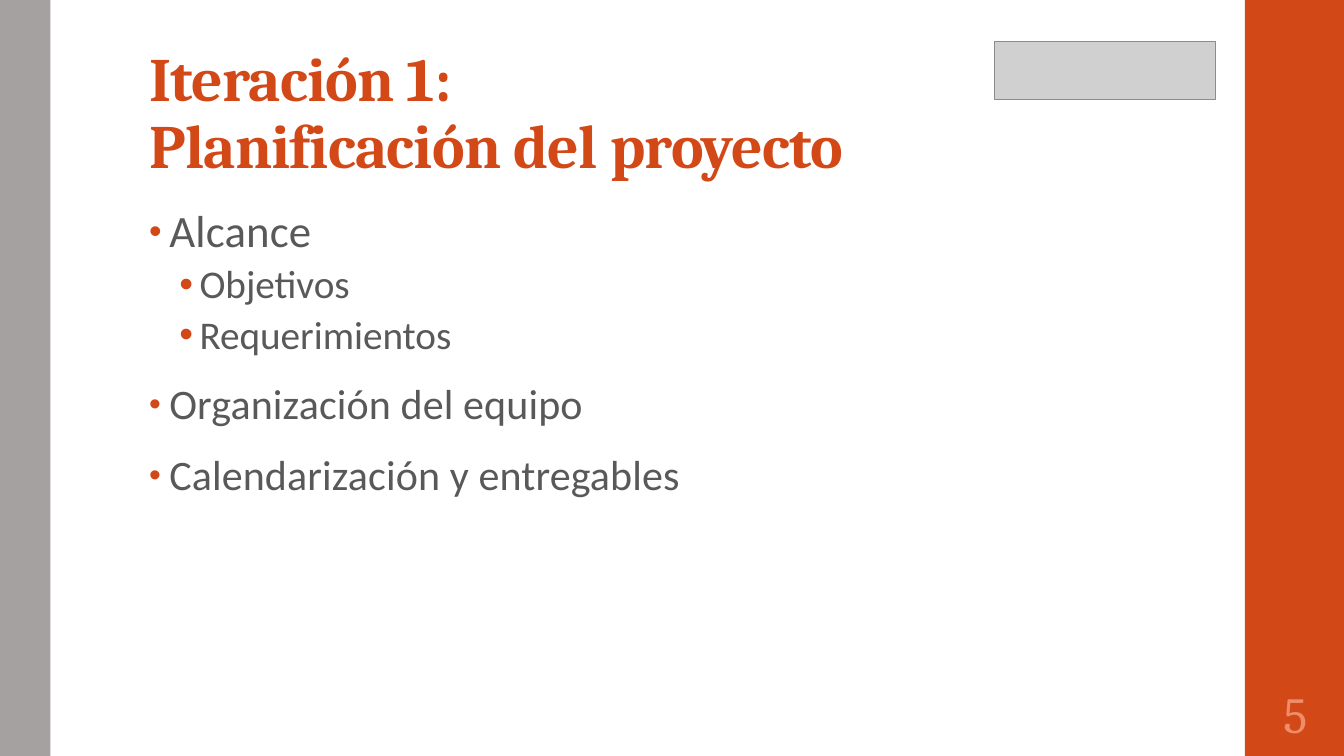
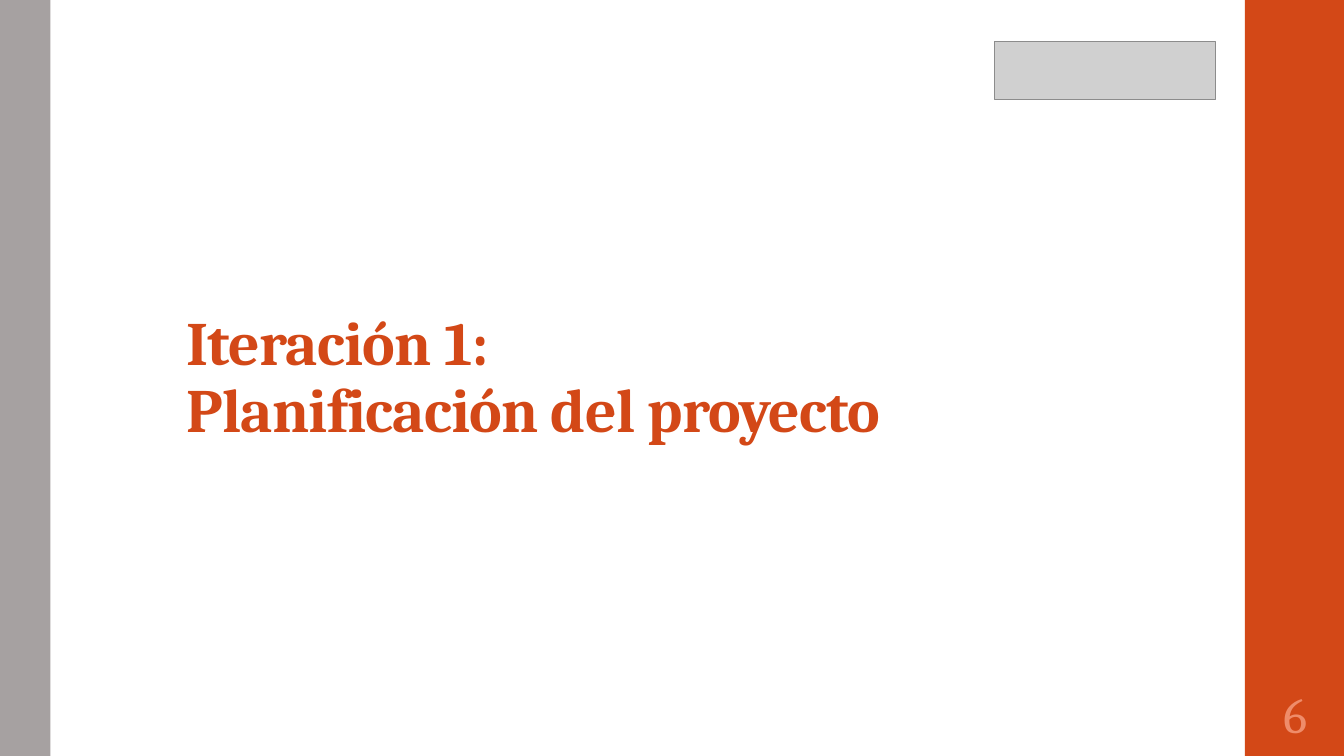
Before and after one commit to portafolio2016/hipocrates, a slide deck: slide 7 of presentación segunda iteración.pptx (slide 6 before the commit). Drawn at 1344x756 pixels with LibreOffice and Linux fonts; fonts in the diff are those of the drawing; grey boxes stand for pictures. Boxes give left, top, right and bottom in pixels: in the first picture for what was removed or moved away, otherwise in the second. Text is boxed around its words. In the diff, an @@ line names an element or a change of style, - is before the commit and + after.

```diff
--- a/presentación segunda iteración.pptx
+++ b/presentación segunda iteración.pptx
@@ text removed at [169, 216, 680, 497] @@
-• Alcance
-  • Objetivos
-  • Requerimientos
-• Organización del equipo
-• Calendarización y entregables
@@ title "Iteración 1: Planificación del proyecto": place and size @@
-title "Iteración 1: Planificación del proyecto" at [149, 57, 843, 181]
+title "Iteración 1: Planificación del proyecto" at [186, 321, 880, 446]
@@ page number at [1283, 699, 1307, 733]: text changed @@
-5
+6
```
Also in this commit, not shown: 9 other slides changed, 2 slides added, 1 slide removed, 1 other file.
